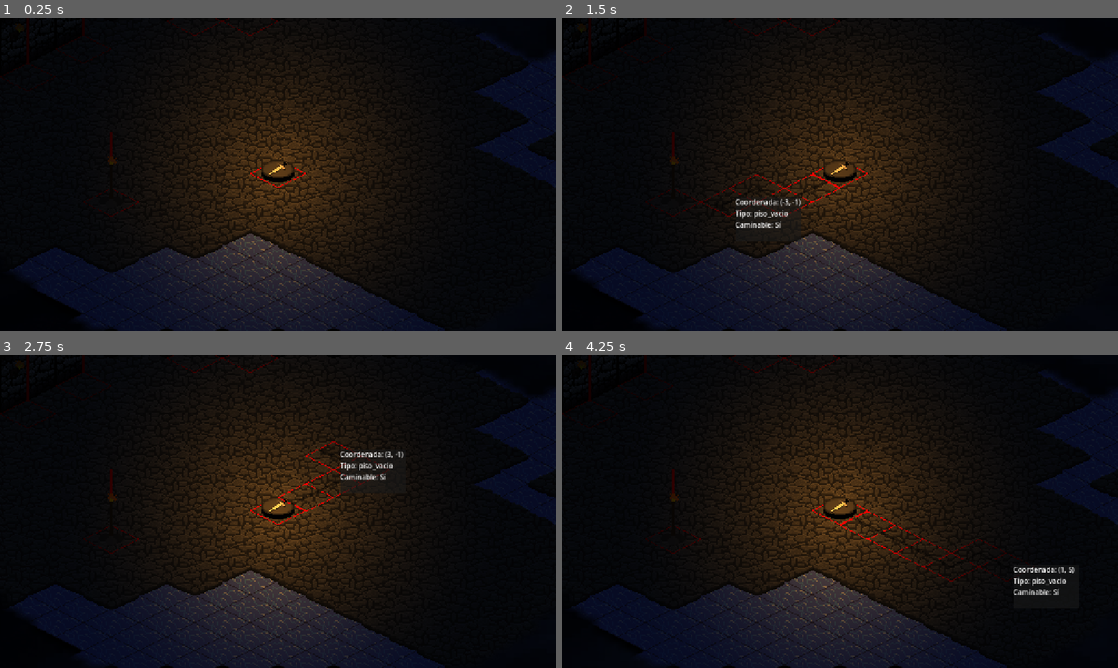
Above: before the commit, frames 1-4 (two rows, left to right).
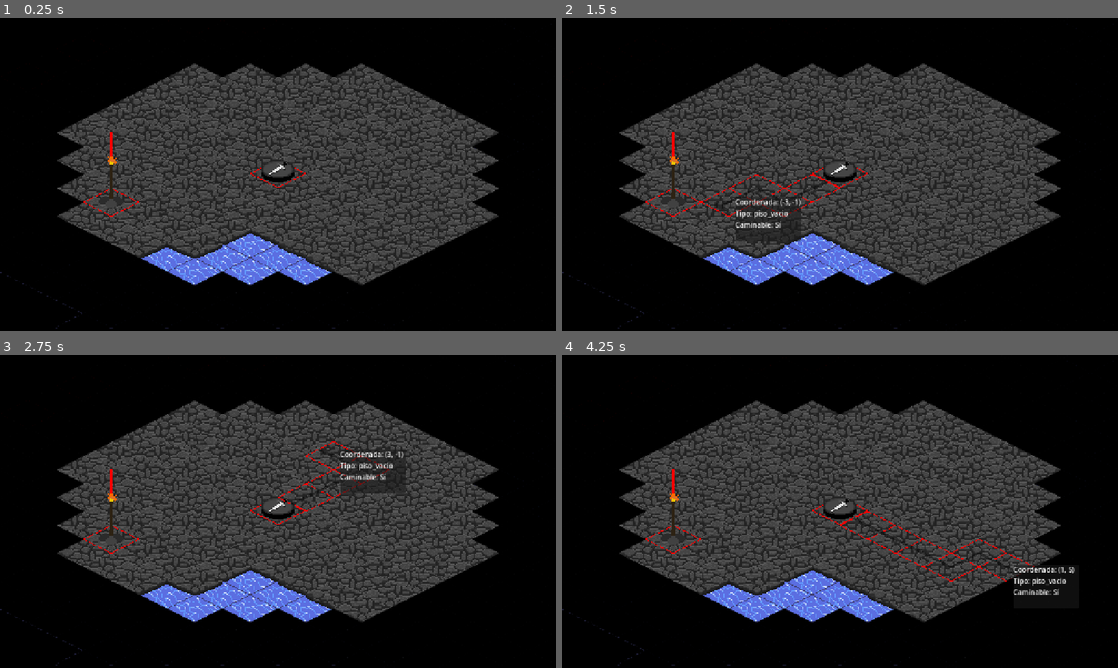
Above: after the commit, the same moments.

Repository: Jhonch1s/Exhume.edu
Game: Godot game, scene res://scenes/escenario_base/escenario_base.tscn
Same seed, same stepped clock (60 frames per second), same inputs: the game is played once before the commit and once after it.
Inputs (mouse positions are in pixels of both pictures, inside the frame that each line leads up to):
- Up to frame 1 (0.25 s): no input
- Up to frame 2 (1.5 s): tap Enter at 0.5 s; move the mouse to (962, 158) at 0.52 s; click (962, 158) at 0.67 s; tap Space at 1.25 s; move the mouse to (728, 190) at 1.27 s; click (728, 190) at 1.42 s
- Up to frame 3 (2.75 s): tap Enter at 2 s; move the mouse to (333, 442) at 2.02 s; click (333, 442) at 2.17 s
- Up to frame 4 (4.25 s): tap Space at 2.75 s; move the mouse to (812, 574) at 2.77 s; click (812, 574) at 2.92 s; tap Enter at 3.5 s; move the mouse to (1006, 558) at 3.52 s; click (1006, 558) at 3.67 s

The runs differ from the first frame. In frame 1, 57% of the frame differs, in the area x 0-100%, y 0-100%; in frame 2, 55%; in frame 3, 56%; in frame 4, 57%.

Commit message:
sistema de iluminacion con bresenham

Diff:
--- a/scenes/Zona1/zona_1.tscn
+++ b/scenes/Zona1/zona_1.tscn
@@ -3,12 +3,6 @@
 [ext_resource type="TileSet" uid="uid://b514khvcqn1oi" path="res://assets/tile_sets/basics.tres" id="1_nfkb8"]
 [ext_resource type="Texture2D" uid="uid://b6khj7og6m8mp" path="res://assets/test/walls_isometric.png" id="2_ub4f1"]
 [ext_resource type="Texture2D" uid="uid://blk4k3e4pnv4r" path="res://assets/test/lights_isometric.png" id="3_2if4s"]
-
-[sub_resource type="OccluderPolygon2D" id="OccluderPolygon2D_703cl"]
-polygon = PackedVector2Array(-33.46515, -64.30861, -0.15422058, -46.727837, 34.236237, -62.766434, -0.15422058, -80.65564)
-
-[sub_resource type="OccluderPolygon2D" id="OccluderPolygon2D_2if4s"]
-polygon = PackedVector2Array(-33.46515, -64.30861, -0.15422058, -46.727837, 34.236237, -62.766434, -0.15422058, -80.65564)
 
 [sub_resource type="TileSetAtlasSource" id="TileSetAtlasSource_yiwlg"]
 texture = ExtResource("2_ub4f1")
@@ -25,10 +19,6 @@
 0:1/0/texture_origin = Vector2i(0, 32)
 1:1/0 = 0
 1:1/0/texture_origin = Vector2i(0, 32)
-2:1/0 = 0
-2:1/0/texture_origin = Vector2i(0, 32)
-3:1/0 = 0
-3:1/0/texture_origin = Vector2i(0, 32)
 4:1/0 = 0
 5:1/0 = 0
 6:1/0 = 0
@@ -37,10 +27,6 @@
 0:2/0/texture_origin = Vector2i(0, 32)
 1:2/0 = 0
 1:2/0/texture_origin = Vector2i(0, 32)
-2:2/0 = 0
-2:2/0/texture_origin = Vector2i(0, 32)
-3:2/0 = 0
-3:2/0/texture_origin = Vector2i(0, 32)
 4:2/0 = 0
 5:2/0 = 0
 6:2/0 = 0
@@ -71,16 +57,13 @@
 7:5/0 = 0
 0:0/0 = 0
 0:0/0/texture_origin = Vector2i(0, 32)
-0:0/0/occlusion_layer_0/polygon_0/polygon = SubResource("OccluderPolygon2D_703cl")
 1:0/0 = 0
 1:0/0/texture_origin = Vector2i(0, 32)
-1:0/0/occlusion_layer_0/polygon_0/polygon = SubResource("OccluderPolygon2D_2if4s")
 
 [sub_resource type="TileSet" id="TileSet_7kgjf"]
 tile_shape = 1
 tile_layout = 4
 tile_size = Vector2i(64, 32)
-occlusion_layer_0/light_mask = 1
 sources/0 = SubResource("TileSetAtlasSource_yiwlg")
 
 [sub_resource type="TileSetAtlasSource" id="TileSetAtlasSource_dx7gn"]
--- a/scenes/antorcha_pared/antorcha_pared.tscn
+++ b/scenes/antorcha_pared/antorcha_pared.tscn
@@ -1,18 +1,4 @@
 [gd_scene format=3 uid="uid://rnk8xbn42ckd"]
-
-[ext_resource type="Script" uid="uid://cmyvxg7l2ggg7" path="res://scenes/antorcha_pared/antorcha_pared.gd" id="1_vjowr"]
-
-[sub_resource type="Gradient" id="Gradient_tygsw"]
-offsets = PackedFloat32Array(0.0024038462, 0.87740386)
-colors = PackedColorArray(1, 1, 0.74509805, 1, 0, 0, 0, 0)
-
-[sub_resource type="GradientTexture2D" id="GradientTexture2D_maugy"]
-gradient = SubResource("Gradient_tygsw")
-width = 150
-height = 150
-fill = 1
-fill_from = Vector2(0.5, 0.5)
-fill_to = Vector2(1, 0.5)
 
 [sub_resource type="Curve" id="Curve_maugy"]
 _data = [Vector2(0, 1), 0.0, 0.0, 0, 0, Vector2(0.3, 0.5), -1.2424613, -1.2424613, 0, 0, Vector2(0.7, 0.1), 0.0, 0.0, 0, 0]
@@ -23,13 +9,6 @@
 colors = PackedColorArray(0.96862745, 0.8980392, 0.24705882, 1, 0.64705884, 0, 0, 0)
 
 [node name="antorcha_pared" type="Node2D" unique_id=563288984 groups=["antorchas_pared"]]
-
-[node name="AntorchaPared" type="PointLight2D" parent="." unique_id=1484560656]
-color = Color(1, 0.6, 0.2, 1)
-energy = 1.2
-shadow_enabled = true
-texture = SubResource("GradientTexture2D_maugy")
-script = ExtResource("1_vjowr")
 
 [node name="Chispas" type="CPUParticles2D" parent="." unique_id=1304899456]
 position = Vector2(0, -5)
--- a/scenes/escenario_base/escenario_base.gd
+++ b/scenes/escenario_base/escenario_base.gd
@@ -7,31 +7,40 @@
 @onready var texto_info: Label = $CanvasLayer/PanelDetalle/TextoInfo
 @onready var camera_2d: Camera2D = $Camera2D
 @onready var capa_camino: TileMapLayer = $CapaCamino
-@onready var niebla_shader: ColorRect = $NieblaShader
 
-const ESCENA_FICHA=preload("res://scenes/ficha/ficha.tscn")
-const MAXIMO_ANTORCHA: int = 50
+#nodods de vision
+@onready var gestor_vision: FOVManager = $GestorVision
+@onready var capa_oscuridad: TileMapLayer = $CapaOscuridad
+
+const ESCENA_FICHA = preload("res://scenes/ficha/ficha.tscn")
 
 # estructura de datos central
 var tablero: TableroGrid = TableroGrid.new()
-var pathfinding: PathFindingManager=PathFindingManager.new()
+var pathfinding: PathFindingManager = PathFindingManager.new()
 var ficha_jugador: Ficha = null
 var ultima_coordenada_hover: Vector2i = Vector2i(-999,-999)
-var camino_actual_tentativo: Array[Vector2i]=[]
+var camino_actual_tentativo: Array[Vector2i] = []
 
 func _ready() -> void:
 	tablero.generar_desde_zona(zona_actual)
 	pathfinding.inicializar(tablero.datos)
+
+	# 1 inicializamos el fov manager con la capa y los datos del mapa
+	gestor_vision.inicializar(capa_oscuridad, tablero.datos)
+
 	spawnear_ficha_inicial()
+
+	# 2 forzamos la iluminación inicial donde spawnea la ficha
+	if ficha_jugador:
+		_actualizar_luz_jugador(ficha_jugador.coordenada_mapa)
+
 	var total_luces := 0
 	for coord in tablero.datos:
 		if tablero.datos[coord]["iluminacion"].size() > 0:
 			total_luces += 1
-	#print("Celdas con iluminación: ", total_luces)
 
 func _process(_delta : float) -> void:
 	centrar_camara_en_ficha()
-	actualizar_luz_niebla()
 
 	if ficha_jugador and ficha_jugador.esta_moviendose:
 		capa_selector.clear()
@@ -65,7 +74,6 @@
 		var coord_clic = capa_suelo.local_to_map(get_global_mouse_position())
 
 		#si el click es izquierdo
-
 		if event.button_index == MOUSE_BUTTON_LEFT:
 			_manejar_clic_izquierdo(coord_clic)
 
@@ -78,7 +86,6 @@
 		if not _esta_en_rango_vision(coord):
 			texto_info.text = "Coordenada: " + str(coord) + "\nÁrea no explorada (A ciegas)"
 		else:
-
 			# logica del dialogo o menu a futuro
 			var datos = tablero.obtener_datos_celda(coord)
 
@@ -97,11 +104,11 @@
 
 			# mostramos la info en la interfaz
 			texto_info.text = info_texto
+
 		panel_detalles.visible = true
 		# aver si anda que el panel este cerca del mouse
 		panel_detalles.global_position = get_viewport().get_mouse_position() + Vector2(15, 15)
 
-		print("Menú abierto para: ", coord)
 	else:
 		# fuera del mapa = ocultamos el panel
 		panel_detalles.visible = false
@@ -118,7 +125,7 @@
 
 			#Limpiamos flechas de la pantalla
 			capa_camino.clear()
-			panel_detalles.visible=false
+			panel_detalles.visible = false
 
 			#iniciamos pasito a pasito
 			ficha_jugador.mover_por_camino(camino_actual_tentativo)
@@ -149,117 +156,43 @@
 	ficha_jugador.paso_dado.connect(_on_ficha_paso_dado)
 	tablero.ocupar_celda(coord_inicio, ficha_jugador)
 
-func _on_ficha_paso_dado(_nueva_coord: Vector2i) -> void:
+func _on_ficha_paso_dado(nueva_coord: Vector2i) -> void:
 	# Lógica de antorcha
 	ficha_jugador.pasos_antorcha_actual -= 1
 
-	if ficha_jugador.pasos_antorcha_actual <=0:
-		var tiene_luz= ficha_jugador.consumir_o_recargar_antorcha()
+	if ficha_jugador.pasos_antorcha_actual <= 0:
+		var tiene_luz = ficha_jugador.consumir_o_recargar_antorcha()
+		if not tiene_luz:
+			print("El jugador se ha quedado completamente a oscuras.")
 
-		if not tiene_luz:
-			#acá podemos poner algún efecto o indicador
-			pass
+	# 3. Actualizamos la visión en el nuevo tile donde pisó el jugador
+	_actualizar_luz_jugador(nueva_coord)
 
-	var porcentaje_restante = float(max(0, ficha_jugador.pasos_antorcha_actual)) / float(ficha_jugador.PASOS_MAX_ANTORCHA)
+func _actualizar_luz_jugador(coordenada: Vector2i) -> void:
+	# Verificamos si le quedan antorchas/pasos
+	if ficha_jugador.pasos_antorcha_actual <= 0 and ficha_jugador.antorchas <= 0:
+		gestor_vision.actualizar_vision(coordenada, 1) # Radio mínimo a oscuras
+		return
 
-	# Reducir progresivamente el radio de la luz (sin el tope alto de 0.5)
-	if ficha_jugador.has_node("Antorcha"):
-		var luz = ficha_jugador.get_node("Antorcha")
-		# Permitimos que baje hasta 0.2 para que se achique visualmente junto con la niebla
-		luz.texture_scale = max(0.1, 2.5 * porcentaje_restante)
+	var radio_actual: float = 5.0
 
-	if ficha_jugador.pasos_antorcha_actual <= 0:
-		print("Antorcha consumida")
-		if ficha_jugador.has_node("Antorcha"):
-			ficha_jugador.get_node("Antorcha").enabled = false
+	# 10 pasos o menos para aplicar la reducción
+	if ficha_jugador.pasos_antorcha_actual <= 10:
+		# porcentaje en base a esos últimos 10 pasos
+		var porcentaje_final = float(max(0, ficha_jugador.pasos_antorcha_actual)) / 10.0
+
+		# max(1.0) asegura que antes de apagarse siga viendo su propia casilla.
+		radio_actual = max(1.0, porcentaje_final * 5.0)
+
+	# Le decimos al FOVManager que trace los rayos
+	gestor_vision.actualizar_vision(coordenada, int(radio_actual))
 
 func centrar_camara_en_ficha() -> void:
 	if ficha_jugador and camera_2d:
 		camera_2d.global_position = ficha_jugador.global_position
 
-#apartado visual
-# apartado visual
-func actualizar_luz_niebla() -> void:
-	# verificamos que esta el jugador y la niebla para que no crashe
-	if not is_instance_valid(ficha_jugador) or not is_instance_valid(niebla_shader):
-		return
-
-	var mat = niebla_shader.material as ShaderMaterial
-	if not mat:
-		return
-
-	# array para almacenar todas las luces
-	var posiciones: Array[Vector2] = []
-	var radios: Array[float] = []
-
-	var pos_rect = niebla_shader.global_position
-	var tamano_rect = niebla_shader.size
-
-	# antorcha del jugador
-	var pos_ficha = ficha_jugador.global_position
-	var uv_x_jugador = (pos_ficha.x - pos_rect.x) / tamano_rect.x
-	var uv_y_jugador = (pos_ficha.y - pos_rect.y) / tamano_rect.y
-	posiciones.append(Vector2(uv_x_jugador, uv_y_jugador))
-
-	var pasos = max(0, ficha_jugador.pasos_antorcha_actual)
-	var radio_maximo: float = 0.18
-	var radio_calculado: float = radio_maximo
-
-	if pasos <= 10:
-		## mati ahora se reduce desde que le quedan 10 o menos
-		var porcentaje: float = float(pasos) / 10.0
-		radio_calculado = radio_maximo * porcentaje
-
-	radios.append(radio_calculado)
-
-	# luces del tablero (leídas desde CapaLuces)
-	var capa_suelo: TileMapLayer = zona_actual.get_node_or_null("CapaSuelo")
-	if capa_suelo:
-		for coord in tablero.datos:
-			var celda = tablero.datos[coord]
-			if celda["iluminacion"].size() > 0:
-				for luz_info in celda["iluminacion"]:
-					if luz_info["encendida"]:
-						# convertimos coord de tile a posición de pixel
-						var pos_luz = capa_suelo.map_to_local(coord) + luz_info["offset_luz"]
-						var uv_x_luz = (pos_luz.x - pos_rect.x) / tamano_rect.x
-						var uv_y_luz = (pos_luz.y - pos_rect.y) / tamano_rect.y
-						posiciones.append(Vector2(uv_x_luz, uv_y_luz))
-						radios.append(luz_info["radio"])
-
-	# dibujar máscara de luz en una textura (evita bugs con uniforms array en GL Compatibility)
-	const RES = 128
-	var img = Image.create(RES, RES, false, Image.FORMAT_L8)
-	img.fill(Color.WHITE)
-
-	for i in posiciones.size():
-		var cx = int(posiciones[i].x * RES)
-		var cy = int(posiciones[i].y * RES)
-		var radio_px = max(1, int(radios[i] * RES))
-		for dy in range(-radio_px, radio_px + 1):
-			for dx in range(-radio_px, radio_px + 1):
-				if dx * dx + dy * dy <= radio_px * radio_px:
-					var px = cx + dx
-					var py = cy + dy
-					if px >= 0 and px < RES and py >= 0 and py < RES:
-						img.set_pixel(px, py, Color.BLACK)
-
-	var tex = ImageTexture.create_from_image(img)
-	mat.set_shader_parameter("textura_mascara", tex)
-
-#para verificar si una casilla está dentro del alcance visible actual, lo estamos usando para lo del click izquierdo asi no puede hacer trampa
-#se puede agragar para que no ande caminando por lo oscuro pero ta, vemos
+# 4. ¡Ahora es ultra simple! Le preguntamos directo al diccionario.
 func _esta_en_rango_vision(coord: Vector2i) -> bool:
-	if not ficha_jugador:
-		return false
-	if ficha_jugador.pasos_antorcha_actual <= 10:
-	#calculamos distancia en casillas desde la ficha a la coordenada destino
-		var dist_casillas = Vector2(ficha_jugador.coordenada_mapa).distance_to(Vector2(coord))
-
-	# calculamos el radio permitido según la antorcha
-	# si tiene 50 la antorcha entonces ilumina 10 casillas, si le quedan 15 pasos ilumina solo 3 casillas
-		var rango_maximo = float(max(0, ficha_jugador.pasos_antorcha_actual)) / MAXIMO_ANTORCHA
-
-		return dist_casillas <= rango_maximo
-
-	return true
+	var datos_celda = tablero.obtener_datos_celda(coord)
+	# Si la celda existe y su estado es VISIBLE, retorna true. De lo contrario, false.
+	return datos_celda.get("visibilidad", "OCULTO") == "VISIBLE"
--- a/scenes/escenario_base/escenario_base.tscn
+++ b/scenes/escenario_base/escenario_base.tscn
@@ -1,11 +1,30 @@
 [gd_scene format=3 uid="uid://cq6eyihgiwmey"]
 
 [ext_resource type="Script" uid="uid://csb3u3lb5s2oi" path="res://scenes/escenario_base/escenario_base.gd" id="1_3j2a0"]
-[ext_resource type="PackedScene" uid="uid://21yp2g6tjqu" path="res://scenes/zona1/zona_1.tscn" id="2_3j2a0"]
+[ext_resource type="PackedScene" uid="uid://21yp2g6tjqu" path="res://scenes/Zona1/zona_1.tscn" id="2_3j2a0"]
 [ext_resource type="Texture2D" uid="uid://bj6drlln1vbvq" path="res://assets/test/path_isometric.png" id="2_85xdd"]
+[ext_resource type="Texture2D" uid="uid://b7onhum7o4hc5" path="res://assets/test/shadow_isometric.png" id="3_3ubgt"]
 [ext_resource type="TileSet" uid="uid://b514khvcqn1oi" path="res://assets/tile_sets/basics.tres" id="3_elvtm"]
-[ext_resource type="Texture2D" uid="uid://b47l603pmxva7" path="res://assets/test/niebla.png" id="4_3ubgt"]
 [ext_resource type="AudioStream" uid="uid://b64t4hje6pskj" path="res://assets/music/Echoes of Time v2.mp3" id="7_541xx"]
+[ext_resource type="Script" uid="uid://dmxu10ah1q6vf" path="res://scripts/fov_manager.gd" id="7_t484h"]
+
+[sub_resource type="TileSetAtlasSource" id="TileSetAtlasSource_541xx"]
+texture = ExtResource("3_3ubgt")
+texture_region_size = Vector2i(64, 32)
+0:0/0 = 0
+0:1/0 = 0
+1:0/size_in_atlas = Vector2i(1, 3)
+1:0/0 = 0
+1:0/0/texture_origin = Vector2i(0, 32)
+2:0/size_in_atlas = Vector2i(1, 3)
+2:0/0 = 0
+2:0/0/texture_origin = Vector2i(0, 32)
+
+[sub_resource type="TileSet" id="TileSet_bxy32"]
+tile_shape = 1
+tile_layout = 4
+tile_size = Vector2i(64, 32)
+sources/0 = SubResource("TileSetAtlasSource_541xx")
 
 [sub_resource type="TileSetAtlasSource" id="TileSetAtlasSource_m8dhx"]
 texture = ExtResource("2_85xdd")
@@ -28,7 +47,6 @@
 7:1/0 = 0
 0:2/0 = 0
 1:2/0 = 0
-2:2/0 = 0
 3:2/0 = 0
 4:2/0 = 0
 5:2/0 = 0
@@ -36,7 +54,6 @@
 7:2/0 = 0
 0:3/0 = 0
 1:3/0 = 0
-2:3/0 = 0
 3:3/0 = 0
 4:3/0 = 0
 5:3/0 = 0
@@ -81,32 +98,14 @@
 tile_size = Vector2i(64, 32)
 sources/0 = SubResource("TileSetAtlasSource_m8dhx")
 
-[sub_resource type="Shader" id="Shader_3ubgt"]
-code = "shader_type canvas_item;
-
-uniform sampler2D textura_niebla: filter_nearest, repeat_enable;
-uniform float velocidad_movimiento = 0.02;
-uniform sampler2D textura_mascara: filter_linear, repeat_disable;
-
-void fragment() {
-	vec2 uv_animada = UV + vec2(TIME * velocidad_movimiento, TIME * (velocidad_movimiento * 0.5));
-	vec4 color_niebla = texture(textura_niebla, uv_animada);
-	float mascara = texture(textura_mascara, UV).r;
-	COLOR = vec4(color_niebla.rgb, color_niebla.a * mascara);
-}"
-
-[sub_resource type="ShaderMaterial" id="ShaderMaterial_maugy"]
-shader = SubResource("Shader_3ubgt")
-shader_parameter/textura_niebla = ExtResource("4_3ubgt")
-shader_parameter/velocidad_movimiento = 0.02
-
 [node name="EscenarioBase" type="Node2D" unique_id=1215045435]
 script = ExtResource("1_3j2a0")
 
-[node name="FondoOscuro" type="CanvasModulate" parent="." unique_id=1869572455]
-color = Color(0.08235294, 0.105882354, 0.15686275, 1)
+[node name="Zona1" parent="." unique_id=1662731053 instance=ExtResource("2_3j2a0")]
 
-[node name="Zona1" parent="." unique_id=1662731053 instance=ExtResource("2_3j2a0")]
+[node name="CapaOscuridad" type="TileMapLayer" parent="." unique_id=409544546]
+z_index = 10
+tile_set = SubResource("TileSet_bxy32")
 
 [node name="CapaCamino" type="TileMapLayer" parent="." unique_id=2140207141]
 texture_filter = 1
@@ -114,15 +113,6 @@
 
 [node name="CapaSelector" type="TileMapLayer" parent="." unique_id=1500853187]
 tile_set = ExtResource("3_elvtm")
-
-[node name="NieblaShader" type="ColorRect" parent="." unique_id=2000872246]
-z_index = 5
-material = SubResource("ShaderMaterial_maugy")
-offset_left = -500.0
-offset_top = -500.0
-offset_right = 1500.0
-offset_bottom = 700.0
-mouse_filter = 2
 
 [node name="Camera2D" type="Camera2D" parent="." unique_id=643464011]
 position = Vector2(320, 181)
@@ -143,3 +133,6 @@
 stream = ExtResource("7_541xx")
 volume_db = -15.0
 autoplay = true
+
+[node name="GestorVision" type="Node" parent="." unique_id=1841790396]
+script = ExtResource("7_t484h")
--- a/scenes/ficha/ficha.gd
+++ b/scenes/ficha/ficha.gd
@@ -30,7 +30,7 @@
 var esta_moviendose: bool= false
 
 #vel movimiento
-@export var velocidad_paso:float=0.5 #en segundos
+@export var velocidad_paso:float=0.2 #en segundos
 
 #señales para conectar al tablero
 signal paso_dado(nueva_coordenada)
--- a/scenes/ficha/ficha.tscn
+++ b/scenes/ficha/ficha.tscn
@@ -2,19 +2,6 @@
 
 [ext_resource type="Script" uid="uid://bb033fqcyohtd" path="res://scenes/ficha/ficha.gd" id="1_2ahgq"]
 [ext_resource type="Texture2D" uid="uid://b3t86fanvckjf" path="res://assets/test/fichas_isometric.png" id="1_d3vww"]
-[ext_resource type="Script" uid="uid://pt55gwl3sti3" path="res://scenes/ficha/luz_antorcha.gd" id="3_bh6u4"]
-
-[sub_resource type="Gradient" id="Gradient_2ahgq"]
-offsets = PackedFloat32Array(0.0072115385, 0.8293269)
-colors = PackedColorArray(1, 1, 0.74509805, 1, 0, 0, 0, 0)
-
-[sub_resource type="GradientTexture2D" id="GradientTexture2D_85xdd"]
-gradient = SubResource("Gradient_2ahgq")
-width = 256
-height = 256
-fill = 1
-fill_from = Vector2(0.5, 0.5)
-fill_to = Vector2(1, 0.5)
 
 [node name="Ficha" type="Node2D" unique_id=1112424073]
 script = ExtResource("1_2ahgq")
@@ -25,11 +12,3 @@
 offset = Vector2(0, -1)
 hframes = 3
 vframes = 4
-
-[node name="Antorcha" type="PointLight2D" parent="." unique_id=360061408]
-color = Color(1, 0.6, 0.2, 1)
-energy = 1.2
-shadow_enabled = true
-texture = SubResource("GradientTexture2D_85xdd")
-texture_scale = 2.5
-script = ExtResource("3_bh6u4")
--- a/scenes/ficha/luz_antorcha.gd
+++ /dev/null
@@ -1,8 +0,0 @@
-extends PointLight2D
-
-var tiempo: float = 0.0
-
-func _process(delta: float) -> void:
-	tiempo += delta * 12.0
-	var variacion = sin(tiempo) * 0.1 + randf_range(-0.05, 0.05)
-	energy = 1.3 + variacion
--- /dev/null
+++ b/scripts/fov_manager.gd
@@ -0,0 +1,105 @@
+extends Node
+class_name FOVManager
+
+var capa_oscuridad: TileMapLayer
+var datos_tablero: Dictionary
+var celdas_visibles_actuales: Array[Vector2i] = []
+
+const ATLAS_OSCURIDAD = 0
+const TILE_SOMBRA_PLANO = Vector2i(0, 1) # tile al 60% de opacidad
+const TILE_NEGRO_PLANO = Vector2i(0, 0) # tile negro total
+const TILE_SOMBRA_ALTO = Vector2i(2, 0)
+const TILE_NEGRO_ALTO = Vector2i(1, 0)
+
+func inicializar(_capa: TileMapLayer, _datos: Dictionary) -> void:
+	capa_oscuridad = _capa
+	datos_tablero = _datos
+
+	# Al iniciar, cubrimos todo el mapa conocido de negro total
+	for coord in datos_tablero.keys():
+		_oscurecer_celda(coord, "OCULTO") # <-- Cambio aquí
+		datos_tablero[coord]["visibilidad"] = "OCULTO"
+
+
+func actualizar_vision(centro: Vector2i, radio: int) -> void:
+	# 1 sombra lo que antes era visible
+	for coord in celdas_visibles_actuales:
+		_oscurecer_celda(coord, "EXPLORADO") # <-- Cambio aquí
+		if datos_tablero.has(coord):
+			datos_tablero[coord]["visibilidad"] = "EXPLORADO"
+
+	celdas_visibles_actuales.clear()
+
+	# 2. obtenemos TODAS las celdas dentro del círculo
+	var celdas_area = _obtener_area_circulo(centro, radio)
+
+	# 3 dibujamos un rayo a cada celda posible
+	for destino in celdas_area:
+		var linea = _trazar_linea_bresenham(centro, destino)
+
+		# Recorremos el rayo paso a paso
+		for coord in linea:
+			# Si chocamos con una pared
+			if datos_tablero.has(coord) and datos_tablero[coord].get("zona", "") == "pared":
+				# Revelamos la pared para que el jugador vea qué bloquea la luz
+				_revelar_celda(coord)
+				break # ¡Rompemos el ciclo! La luz no pasa de esta pared
+
+			# Si es suelo despejado, lo revelamos y el rayo sigue
+			_revelar_celda(coord)
+
+
+# matematiks sacadas de online madafakindiablo2
+
+func _obtener_area_circulo(centro: Vector2i, radio: int) -> Array[Vector2i]:
+	var area: Array[Vector2i] = []
+	for x in range(-radio, radio + 1):
+		for y in range(-radio, radio + 1):
+			# +0.5 ayuda a redondear los bordes isométricos para que no se vea tan cuadrado
+			if Vector2(x, y).length() <= radio + 0.5:
+				area.append(centro + Vector2i(x, y))
+	return area
+
+func _trazar_linea_bresenham(p0: Vector2i, p1: Vector2i) -> Array[Vector2i]:
+	var puntos: Array[Vector2i] = []
+	var dx = abs(p1.x - p0.x)
+	var dy = -abs(p1.y - p0.y)
+	var sx = 1 if p0.x < p1.x else -1
+	var sy = 1 if p0.y < p1.y else -1
+	var err = dx + dy
+	var e2 = 0
+	var actual = p0
+
+	while true:
+		puntos.append(actual)
+		if actual == p1: break
+		e2 = 2 * err
+		if e2 >= dy:
+			err += dy
+			actual.x += sx
+		if e2 <= dx:
+			err += dx
+			actual.y += sy
+
+	return puntos
+
+func _revelar_celda(coord: Vector2i) -> void:
+	capa_oscuridad.erase_cell(coord)
+	if not coord in celdas_visibles_actuales:
+		celdas_visibles_actuales.append(coord)
+	if datos_tablero.has(coord):
+		datos_tablero[coord]["visibilidad"] = "VISIBLE"
+
+func _oscurecer_celda(coord: Vector2i, tipo_estado: String) -> void:
+	var es_pared = false
+	if datos_tablero.has(coord) and datos_tablero[coord].get("zona", "") == "pared":
+		es_pared = true
+
+	var tile_a_dibujar: Vector2i
+
+	if tipo_estado == "OCULTO":
+		tile_a_dibujar = TILE_NEGRO_ALTO if es_pared else TILE_NEGRO_PLANO
+	elif tipo_estado == "EXPLORADO":
+		tile_a_dibujar = TILE_SOMBRA_ALTO if es_pared else TILE_SOMBRA_PLANO
+
+	capa_oscuridad.set_cell(coord, ATLAS_OSCURIDAD, tile_a_dibujar)
--- a/scripts/tablero_grid.gd
+++ b/scripts/tablero_grid.gd
@@ -9,6 +9,7 @@
 	var _capa_agua:TileMapLayer = zona.get_node("CapaAgua")
 	var _capa_lava:TileMapLayer = zona.get_node("CapaLava")
 	var _capa_luces:TileMapLayer = zona.get_node("CapaLuces")
+	var _capa_paredes: TileMapLayer = zona.get_node("CapaParedes")
 
 	if (not _capa_suelo):
 		print("Todo mal gato")
@@ -23,46 +24,69 @@
 			"contenido": [],
 			"caminable": true,
 			"damage": null,
+			"visibilidad": null,
 			"iluminacion":[]
 		}
 
 	if _capa_agua:
 		var _celdas_agua= _capa_agua.get_used_cells()
 		for coordenada in _celdas_agua:
-			if datos.has(coordenada):
-				datos[coordenada]={
-					"zona":"agua",
-					"contenido":[],
-					"caminable":false,
-					"damage":null,
-					"iluminacion":[]
-				}
+			datos[coordenada]={
+				"zona":"agua",
+				"contenido":[],
+				"caminable":false,
+				"damage":null,
+				"visibilidad": null,
+				"iluminacion":[]
+			}
 
 	if _capa_lava:
 		var _celdas_lava=_capa_lava.get_used_cells()
 		for coordenada in _celdas_lava:
-			if datos.has(coordenada):
-				datos[coordenada]={
-					"zona":"lava",
-					"contenido":[],
-					"caminable":true,
-					"damage":{
-						"tipo": "fuego",
-						"turnos": 5,
-						"damage": 2
-					},
-					"iluminacion":[]
-				}
+			datos[coordenada]={
+				"zona":"lava",
+				"contenido":[],
+				"caminable":true,
+				"damage":{
+					"tipo": "fuego",
+					"turnos": 5,
+					"damage": 2
+				},
+				"visibilidad": null,
+				"iluminacion":[]
+			}
+	if _capa_paredes:
+		var _celdas_paredes = _capa_paredes.get_used_cells()
+		for coordenada in _celdas_paredes:
+			datos[coordenada] = {
+				"zona": "pared",
+				"contenido": [],
+				"caminable": false,
+				"damage": null,
+				"visibilidad": null,
+				"iluminacion": []
+			}
+
 	if _capa_luces:
-		var _celdas_luces = _capa_luces.get_used_cells()
-		for coordenada in _celdas_luces:
-			if datos.has(coordenada):
+			var _celdas_luces = _capa_luces.get_used_cells()
+			for coordenada in _celdas_luces:
+				# Si una  luz está en el vacío, creamos la celda base
+				if not datos.has(coordenada):
+					datos[coordenada] = {
+						"zona": "piso_vacio",
+						"contenido": [],
+						"caminable": true,
+						"damage": null,
+						"visibilidad": null,
+						"iluminacion": []
+					}
+
 				var tile_coords = _capa_luces.get_cell_atlas_coords(coordenada)
-				print("Coord:", coordenada, " Atlas:", tile_coords)  # ← temporal, borrar después
 				var info_luz = _obtener_info_luz_desde_tile(tile_coords)
-				print("  Luz encontrada? ", info_luz)  # DEBUG
-				if info_luz:
+				if info_luz and not info_luz.is_empty():
 					datos[coordenada]["iluminacion"].append(info_luz)
+
+
 
 #utilidades
 func es_celda_valida(coord: Vector2i) -> bool:
Binary file added: assets/test/shadow_isometric.png
Not shown, added: assets/test/shadow_isometric.png.import
Not shown, removed: scenes/ficha/luz_antorcha.gd.uid
Not shown, added: scripts/fov_manager.gd.uid
